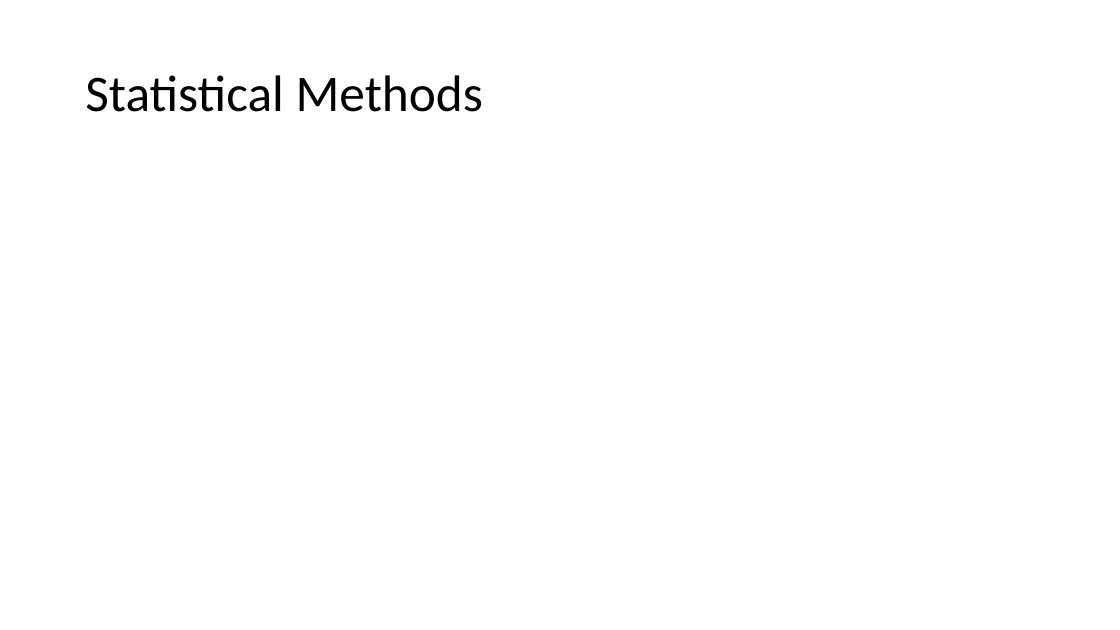
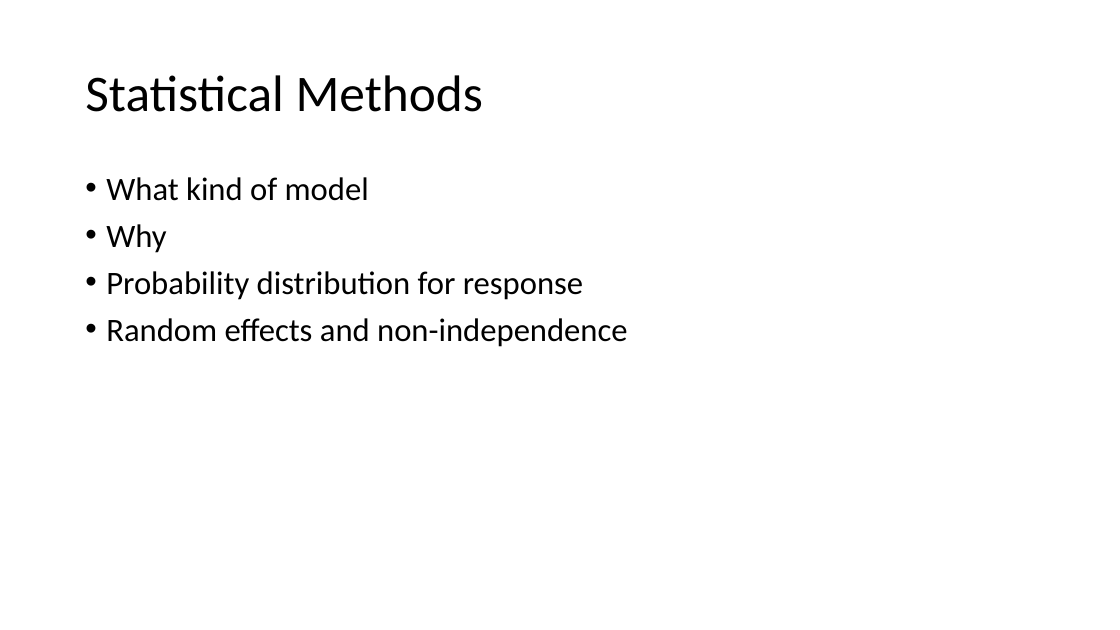
Before and after one commit to rghansen/ES482, a slide deck: slide 5 of ES data project presentation_salmon diet.pptx (slide 4 before the commit). Drawn at 1120x630 pixels with LibreOffice and Linux fonts; fonts in the diff are those of the drawing. Boxes give left, top, right and bottom in pixels: in the first picture for what was removed or moved away, otherwise in the second. Text is boxed around its words. In the diff, an @@ line names an element or a change of style, - is before the commit and + after.

```diff
--- a/ES data project presentation_salmon diet.pptx
+++ b/ES data project presentation_salmon diet.pptx
@@ text added at bbox=[106, 177, 627, 347], 28 pt, text #000000 @@
+• What kind of model
+• Why
+• Probability distribution for response
+• Random effects and non-independence
```
Also in this commit, not shown: 2 other slides changed, 6 slides added, 2 slides removed.
